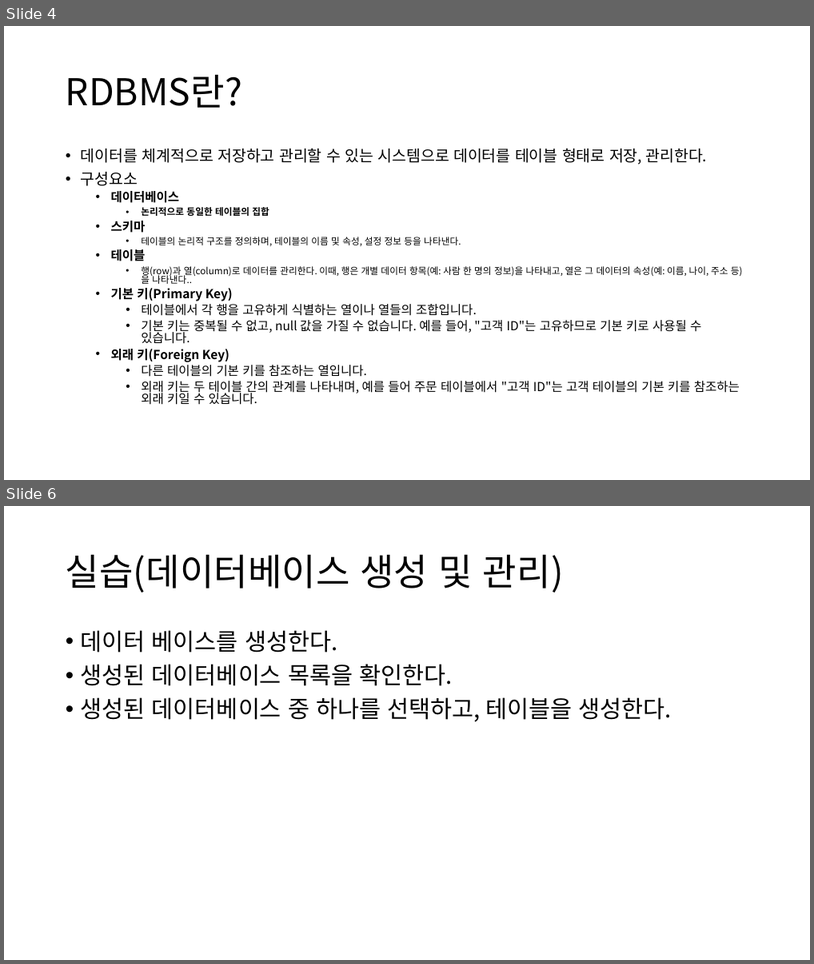
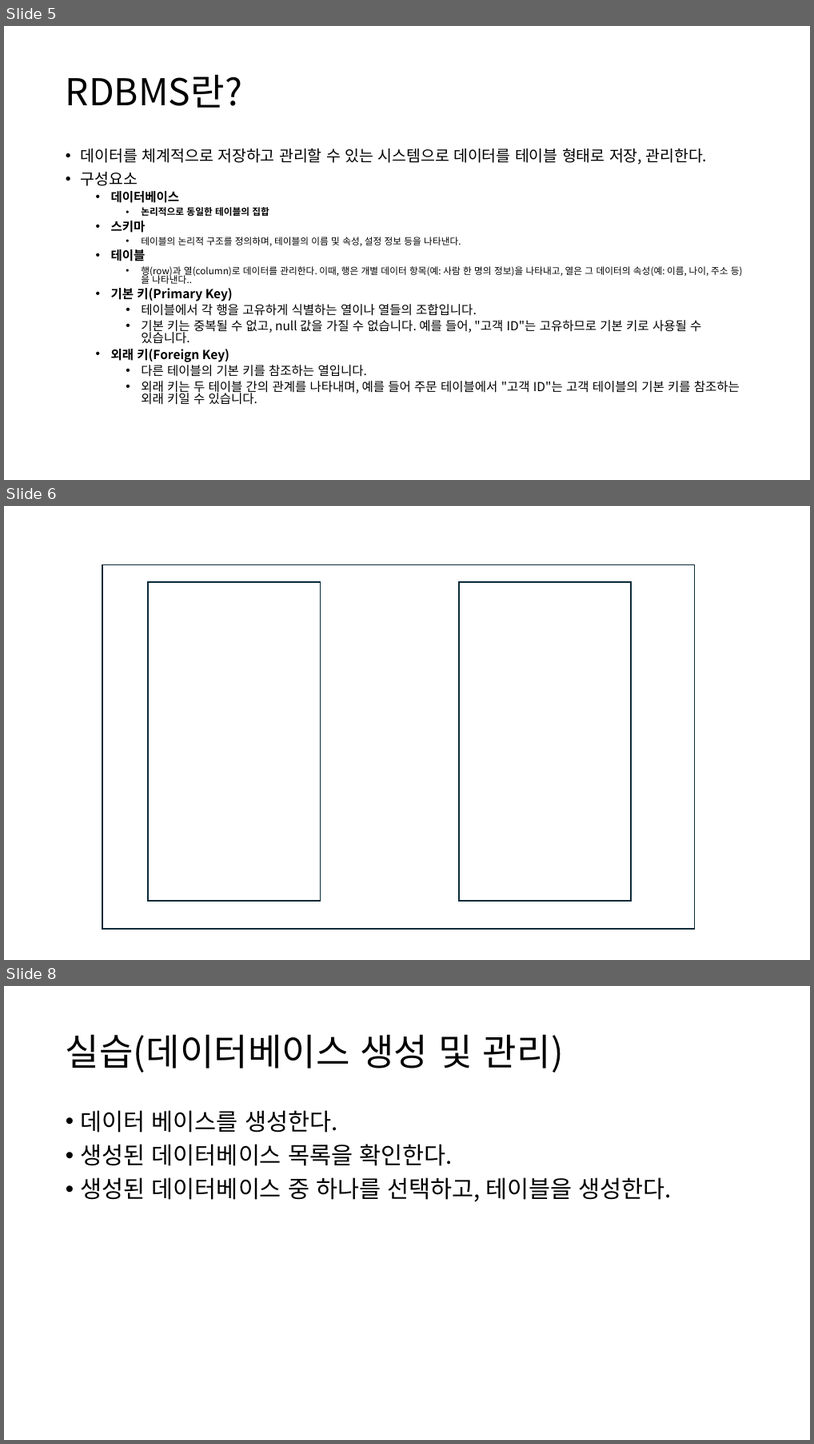
Before and after one commit to Baskervir/simcoding_jm, a slide deck: hy/수업자료/9주차 SQL/SQL.pptx. Shown one above the other, each under a label of ours: slides 4 and 6 before the commit, slides 5, 6 and 8 after it; the slides between them are not shown. The pictures are 814x964 and 814x1444 pixels, drawn with LibreOffice and Linux fonts; fonts in the diff are those of the drawing. Boxes give left, top, right and bottom in pixels: in the first picture for what was removed or moved away, otherwise in the second. Text is boxed around its words. In the diff, an @@ line names an element or a change of style, - is before the commit and + after.

```diff
--- a/hy/수업자료/9주차 SQL/SQL.pptx
+++ b/hy/수업자료/9주차 SQL/SQL.pptx
@@ slide 6 added at (x1=4, y1=506, x2=810, y2=960), background #FFFFFF @@
@@ rectangle added at (x1=102, y1=564, x2=695, y2=928), outline #092A39 1.5 pt @@
@@ rectangle added at (x1=148, y1=582, x2=320, y2=901), outline #092A39 1.5 pt @@
@@ rectangle added at (x1=459, y1=582, x2=632, y2=901), outline #092A39 1.5 pt @@
@@ what was slide 4 is now slide 5 @@
@@ what was slide 6 is now slide 8 @@
```
Also in this commit, not shown: 4 slides changed, 3 other slides added.
